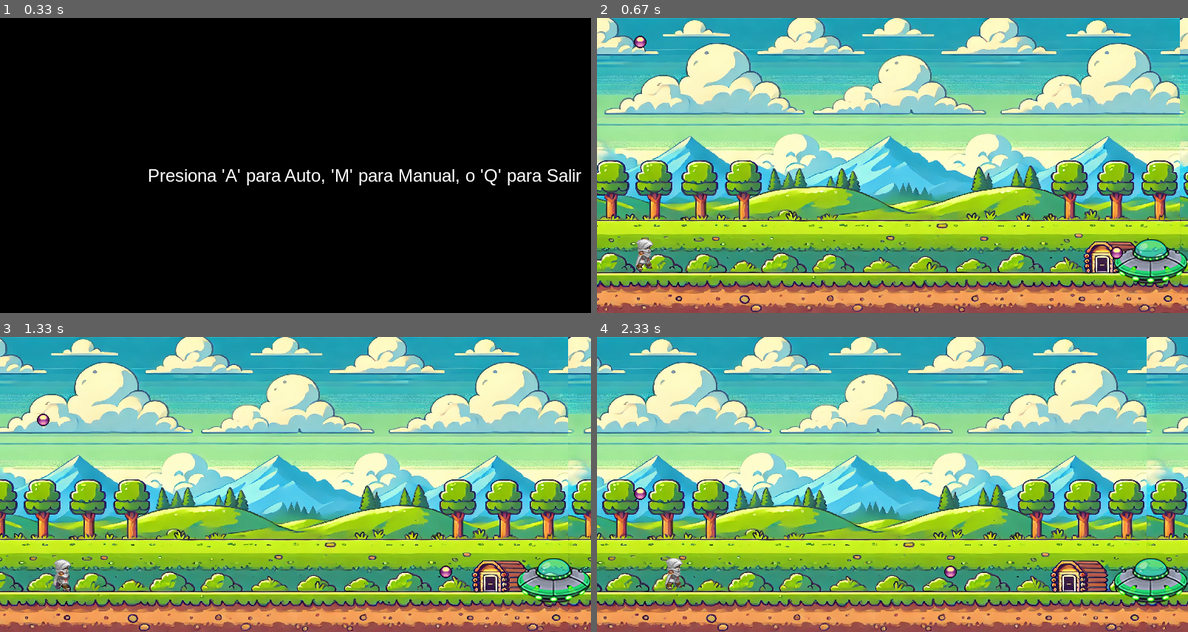
Above: before the commit, frames 1-4 (two rows, left to right).
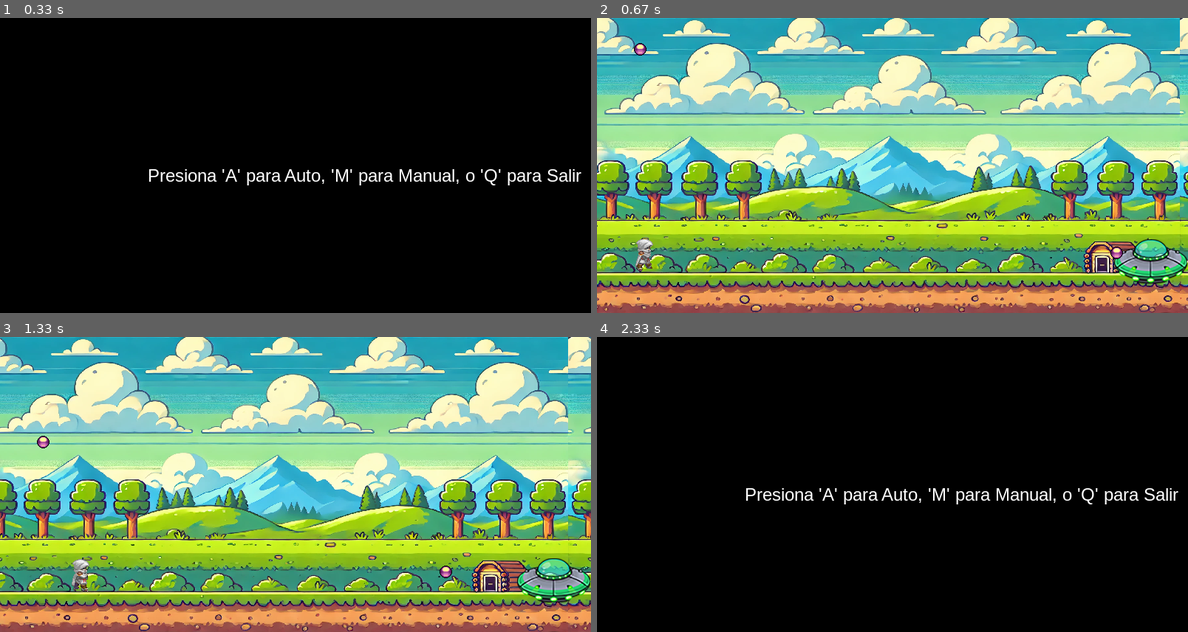
Above: after the commit, the same moments.

Repository: DavidG2115/Inteligencia-Artificial-
Game: pygame game, started from Proyecto2/pygamescv2/game.py
The game is run twice, just before and just after one commit, with the same random seed, the same clock (stepped at 60 frames per second) and the same inputs.
Inputs:
- Up to frame 1 (0.33 s): no input
- Up to frame 2 (0.67 s): hold M from 0.33 s (still down)
- Up to frame 3 (1.33 s): release M at 0.8 s; hold Right 0.83-1.3 s
- Up to frame 4 (2.33 s): hold Up 1.33-1.63 s; hold M 1.67-2.13 s; hold Right 1.67-2.13 s; hold P from 2.17 s (still down); hold Right from 2.17 s (still down)

Frame 1 is identical in both runs. In frame 2, 0.1% of the frame differs, in the area x 6-9%, y 6-13%; in frame 3, 0.6%; in frame 4, 100%, in the area x 0-100%, y 0-100%.

Commit message:
cambios para que el personaje se pueda mover y regresar al lugar de origen

Diff:
--- a/Proyecto2/pygamescv2/game.py
+++ b/Proyecto2/pygamescv2/game.py
@@ -1,5 +1,6 @@
 import pygame
 import random
+import csv
 
 # Inicializar Pygame
 pygame.init()
@@ -69,10 +70,10 @@
 velocidad_bala = -10  # Velocidad de la bala hacia la izquierda
 bala_disparada = False
 
-velocidad_bala2 = 4
+velocidad_bala2 = 5
 bala2_disparada = False
 
-velocidad_jugador = 20  # Velocidad del jugador
+velocidad_jugador = 5  # Velocidad del jugador
 
 # Variables para el fondo en movimiento
 fondo_x1 = 0
@@ -88,7 +89,6 @@
 def disparar_bala2():
     global bala2_disparada, velocidad_bala2
     if not bala2_disparada:
-        velocidad_bala2 = random.randint(3, 8)
         bala2_disparada = True
 
 
@@ -179,12 +179,32 @@
 
 # Función para guardar datos del modelo en modo manual
 def guardar_datos():
-    global jugador, bala, velocidad_bala, salto
-    distancia = abs(jugador.x - bala.x)
-    dist2 = abs(jugador.x - bala2.x)
-    salto_hecho = 1 if salto else 0  # 1 si saltó, 0 si no saltó
-    # Guardar velocidad de la bala, distancia al jugador y si saltó o no
-    datos_modelo.append((velocidad_bala, distancia, salto_hecho))
+    global jugador, bala, bala2, velocidad_bala, salto
+    v = velocidad_bala
+    d1 = abs(jugador.x - bala.x)
+    d2 = abs(jugador.y - bala2.y)
+
+    accion = 0
+
+    if salto:
+        accion = 1
+    else:
+        if jugador.x < 50 - jugador.width//2:
+            accion = 2
+        if jugador.x > 50 + jugador.width//2:
+            accion = 3
+
+    fila = [v, d1, d2, accion]
+    datos_modelo.append(fila)
+
+    # Guardar en CSV cada vez que se llama la función
+    with open("datos_entrenamiento.csv", mode="a", newline="") as archivo:
+        escritor = csv.writer(archivo)
+        # Si el archivo está vacío, escribe los encabezados
+        if archivo.tell() == 0:
+            escritor.writerow(['velocidad_bala', 'distancia_bala', 'distancia_bala2', 'accion'])
+        escritor.writerow(fila)
+
 
 # Función para pausar el juego y guardar los datos
 def pausa_juego():
@@ -197,7 +217,7 @@
 
 # Función para mostrar el menú y seleccionar el modo de juego
 def mostrar_menu():
-    global menu_activo, modo_auto
+    global menu_activo, modo_auto, pausa
     pantalla.fill(NEGRO)
     texto = fuente.render("Presiona 'A' para Auto, 'M' para Manual, o 'Q' para Salir", True, BLANCO)
     pantalla.blit(texto, (w // 4, h // 2))
@@ -216,7 +236,6 @@
                     modo_auto = False
                     menu_activo = False
                 elif evento.key == pygame.K_q:
-                    print("Juego terminado. Datos recopilados:", datos_modelo)
                     pygame.quit()
                     exit()
 
@@ -233,11 +252,11 @@
     salto = False
     en_suelo = True
     # Mostrar los datos recopilados hasta el momento
-    print("Datos recopilados para el modelo: ", datos_modelo)
+    # print("Datos recopilados para el modelo: ", datos_modelo)
     mostrar_menu()  # Mostrar el menú de nuevo para seleccionar modo
 
 def main():
-    global salto, en_suelo, bala_disparada
+    global salto, en_suelo, bala_disparada, modo_auto, pausa
 
     reloj = pygame.time.Clock()
     mostrar_menu()  # Mostrar el menú al inicio
@@ -248,27 +267,35 @@
             if evento.type == pygame.QUIT:
                 correr = False
             if evento.type == pygame.KEYDOWN:
-                if evento.key == pygame.K_SPACE and en_suelo and not pausa:  # Detectar la tecla espacio para saltar
+                if evento.key == pygame.K_UP and en_suelo and not pausa:  # Saltar
                     salto = True
                     en_suelo = False
-                if evento.key == pygame.K_LEFT and jugador.x > 0:  # Mover al jugador a la izquierda
-                    jugador.x -= velocidad_jugador
-                if evento.key == pygame.K_RIGHT and jugador.x < w - jugador.width:  # Mover al jugador a la derecha
-                    jugador.x += velocidad_jugador
-                if evento.key == pygame.K_p:  # Presiona 'p' para pausar el juego
+                if evento.key == pygame.K_p:
                     pausa_juego()
-                if evento.key == pygame.K_q:  # Presiona 'q' para terminar el juego
-                    print("Juego terminado. Datos recopilados:", datos_modelo)
+                    mostrar_menu()
+                if evento.key == pygame.K_q:  # Salir
                     pygame.quit()
                     exit()
 
         if not pausa:
-            # Modo manual: el jugador controla el salto
             if not modo_auto:
+                keys = pygame.key.get_pressed()
+                if keys[pygame.K_LEFT]:
+                    jugador.x = max(0, jugador.x - velocidad_jugador)
+                elif keys[pygame.K_RIGHT]:
+                    jugador.x = min(100, jugador.x + velocidad_jugador)  # <-- Límite derecho en 400
+                else:
+                    if jugador.x < 50:
+                        jugador.x = min(50, jugador.x + velocidad_jugador)
+                    elif jugador.x > 50:
+                        jugador.x = max(50, jugador.x - velocidad_jugador)
+
                 if salto:
                     manejar_salto()
-                # Guardar los datos si estamos en modo manual
                 guardar_datos()
+            else:
+                return
+
 
             # Actualizar el juego
             if not bala_disparada:
@@ -277,7 +304,6 @@
                 disparar_bala2()
             update()
 
-        # Actualizar la pantalla
         pygame.display.flip()
         reloj.tick(30)  # Limitar el juego a 30 FPS
 
Not shown, added: Proyecto2/pygamescv2/.gitignore
